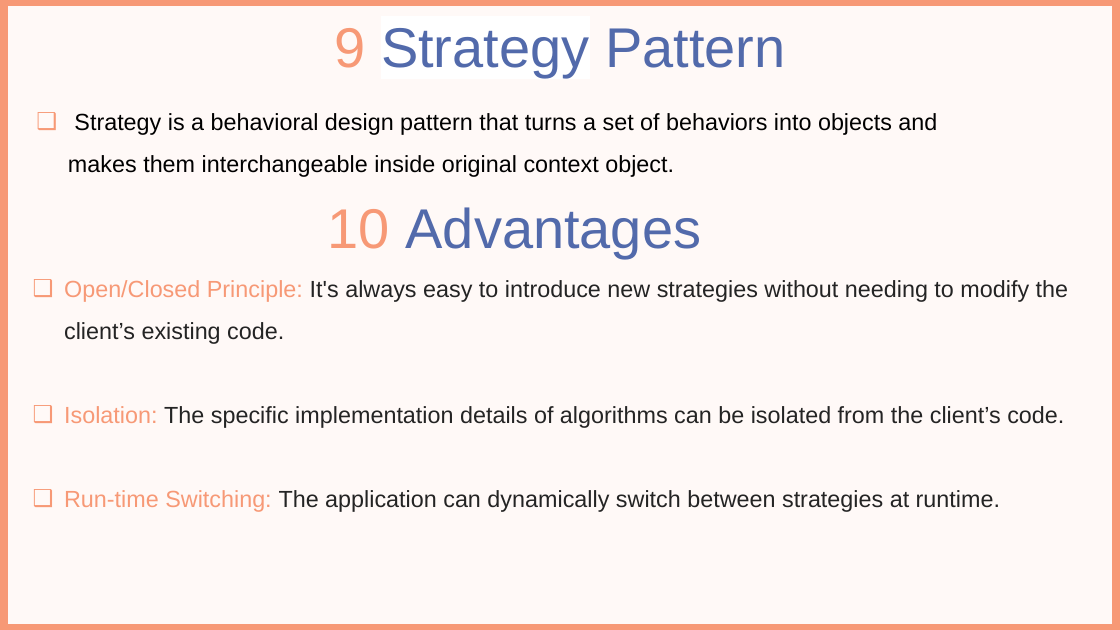
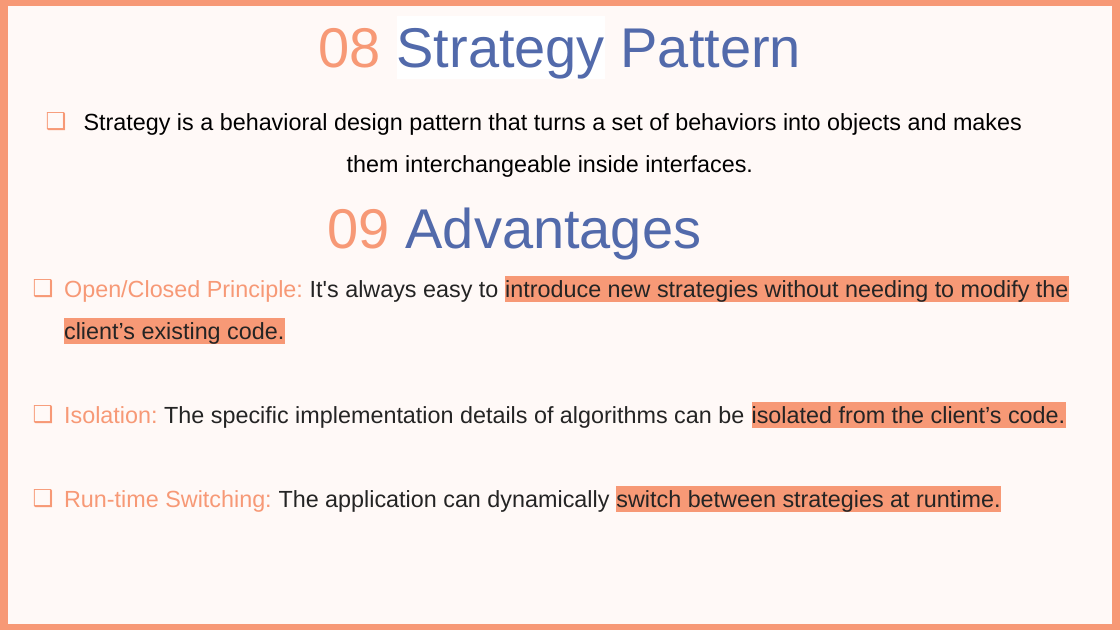
Before and after one commit to ahmedhammad111/SWE, a slide deck: slide 17 of SWE.pptx (slide 14 before the commit). Drawn at 1120x630 pixels with LibreOffice and Linux fonts; fonts in the diff are those of the drawing; background and template pictures are left out. Boxes give left, top, right and bottom in pixels: in the first picture for what was removed or moved away, otherwise in the second. Text is boxed around its words. In the diff, an @@ line names an element or a change of style, - is before the commit and + after.

```diff
--- a/SWE.pptx
+++ b/SWE.pptx
@@ text at (x1=319, y1=28, x2=801, y2=77): text changed @@
-9 Strategy Pattern
+08 Strategy Pattern
@@ text at (x1=84, y1=113, x2=1022, y2=177): text changed @@
-❑ Strategy is a behavioral design pattern that turns a set of behaviors into objects and makes them interchangeable inside original context object.
+❑ Strategy is a behavioral design pattern that turns a set of behaviors into objects and makes them interchangeable inside interfaces.
@@ text at (x1=328, y1=207, x2=702, y2=258): text changed @@
-10 Advantages
+09 Advantages
@@ text "Open/Closed Principle: It's always easy ..." at (x1=64, y1=280, x2=1068, y2=512): highlight none to #F79976 in "introduce new strategies without needing to modify ...", "isolated from the client’s code.", "switch between strategies at runtime." @@
```
Also in this commit, not shown: 27 other slides changed, 3 slides added, 2 slides removed, 3 other files.
